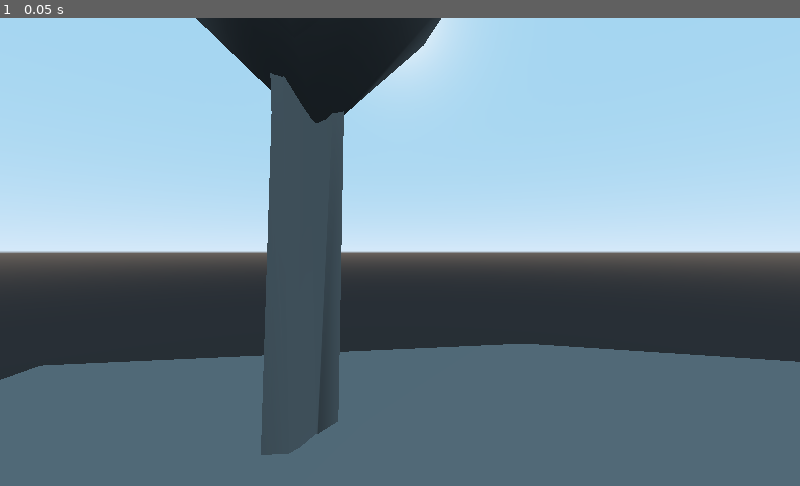
Above: before the commit, frame 1.
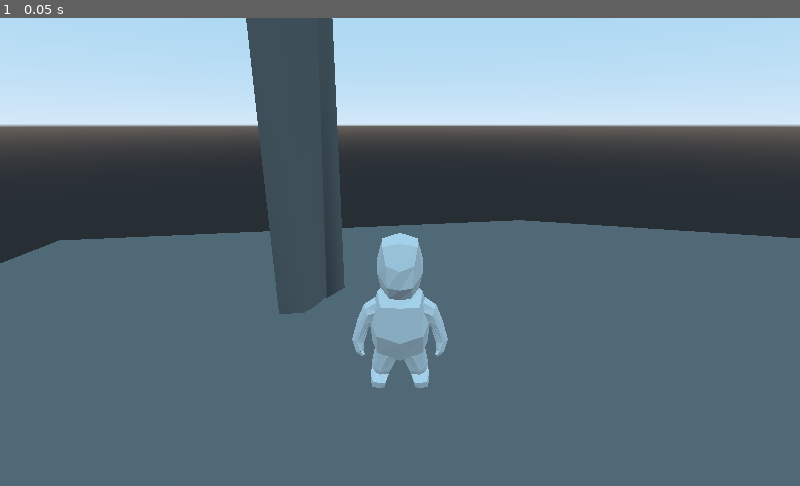
Above: after the commit, the same moment.

Repository: freskoulix/ggj-2021
Game: Godot game, scene res://scenes/MainScene.tscn
The game is run twice, just before and just after one commit, with the same random seed, the same clock (stepped at 60 frames per second) and the same inputs.
Inputs:
- Up to frame 1 (0.05 s): no input

The runs differ from the first frame. In frame 1, 59% of the frame differs, in the area x 0-100%, y 0-94%.

Commit message:
character

Diff:
--- a/scenes/MainScene.tscn
+++ b/scenes/MainScene.tscn
@@ -1,7 +1,8 @@
-[gd_scene load_steps=3 format=2]
+[gd_scene load_steps=4 format=2]
 
 [ext_resource path="res://assets/Merged_Recovered_Tool.fbx" type="PackedScene" id=1]
 [ext_resource path="res://default_env.tres" type="Environment" id=2]
+[ext_resource path="res://assets/char_05.obj" type="ArrayMesh" id=3]
 
 [node name="MainScene" type="Spatial"]
 
@@ -9,9 +10,14 @@
 environment = ExtResource( 2 )
 
 [node name="Camera" type="Camera" parent="."]
-transform = Transform( 1, 0, 0, 0, 1, 0, 0, 0, 1, 0, 10.7248, 0 )
+transform = Transform( 1, 0, 0, 0, 0.93511, 0.354356, 0, -0.354356, 0.93511, 0, 10.7248, 0 )
 
 [node name="Spatial" type="Spatial" parent="."]
 
 [node name="Merged_Recovered_Tool" parent="Spatial" instance=ExtResource( 1 )]
 transform = Transform( 1000, 0, 0, 0, 1000, 0, 0, 0, 1000, 15, 15, 0 )
+
+[node name="char_05" type="MeshInstance" parent="."]
+transform = Transform( 3, 0, -0.0031414, 0, 3, 0, 0.0031414, 0, 3, 0, 6.80346, -5.97977 )
+mesh = ExtResource( 3 )
+material/0 = null
Not shown, added: assets/char_05.obj
Not shown, added: assets/char_05.obj.import
